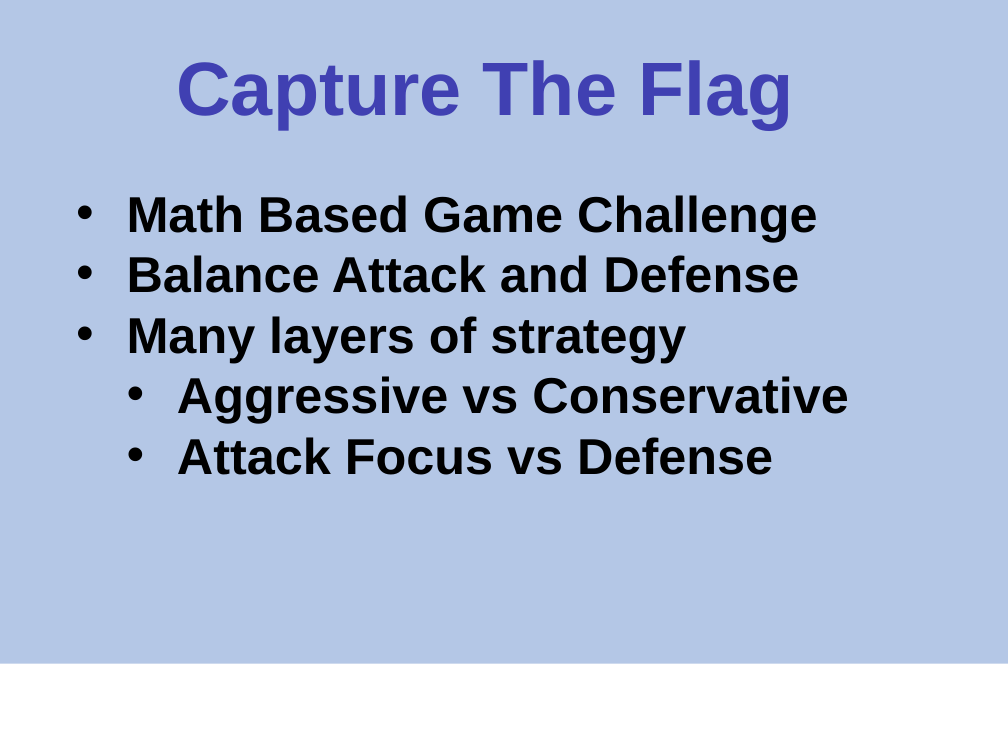
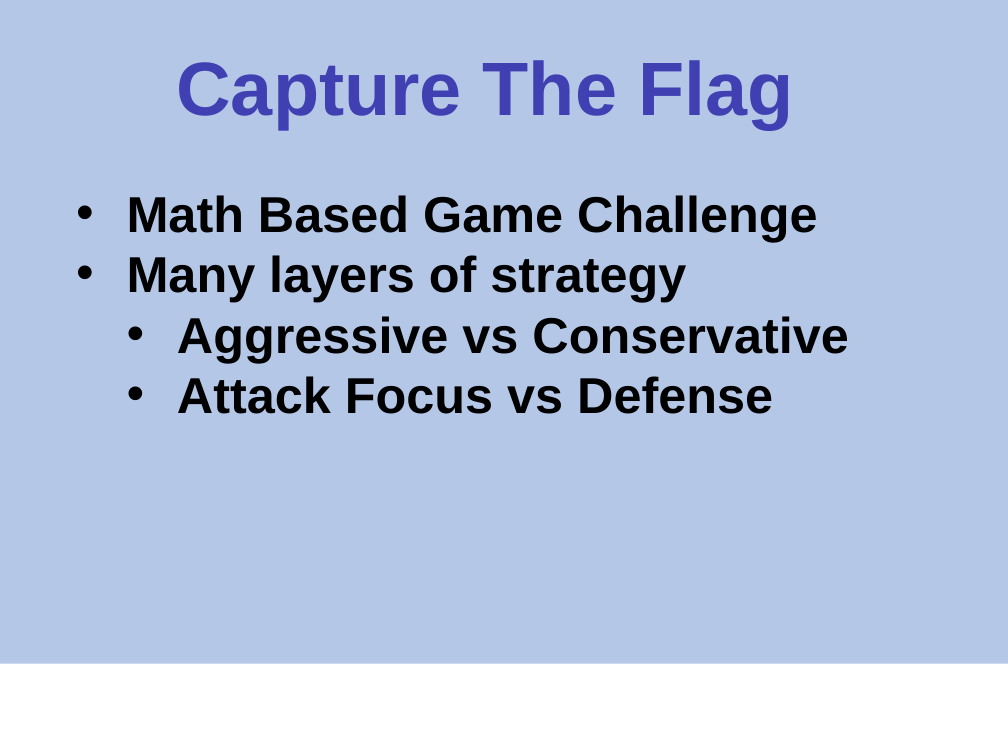
Before and after one commit to toh5148/psh_sp16_cmpsc488_flaggers, a slide deck: slide 23 of Presentation Materials/Capstone Presentation.pptx (slide 22 before the commit). Drawn at 1008x756 pixels with LibreOffice and Linux fonts; fonts in the diff are those of the drawing; background and template pictures are left out. Boxes give left, top, right and bottom in pixels: in the first picture for what was removed or moved away, otherwise in the second. Text is boxed around its words. In the diff, an @@ line names an element or a change of style, - is before the commit and + after.

```diff
--- a/Presentation Materials/Capstone Presentation.pptx
+++ b/Presentation Materials/Capstone Presentation.pptx
@@ text at bbox=[127, 255, 799, 293]: paragraph removed @@
-• Balance Attack and Defense
```
Also in this commit, not shown: 5 other slides changed, 1 slide added.
